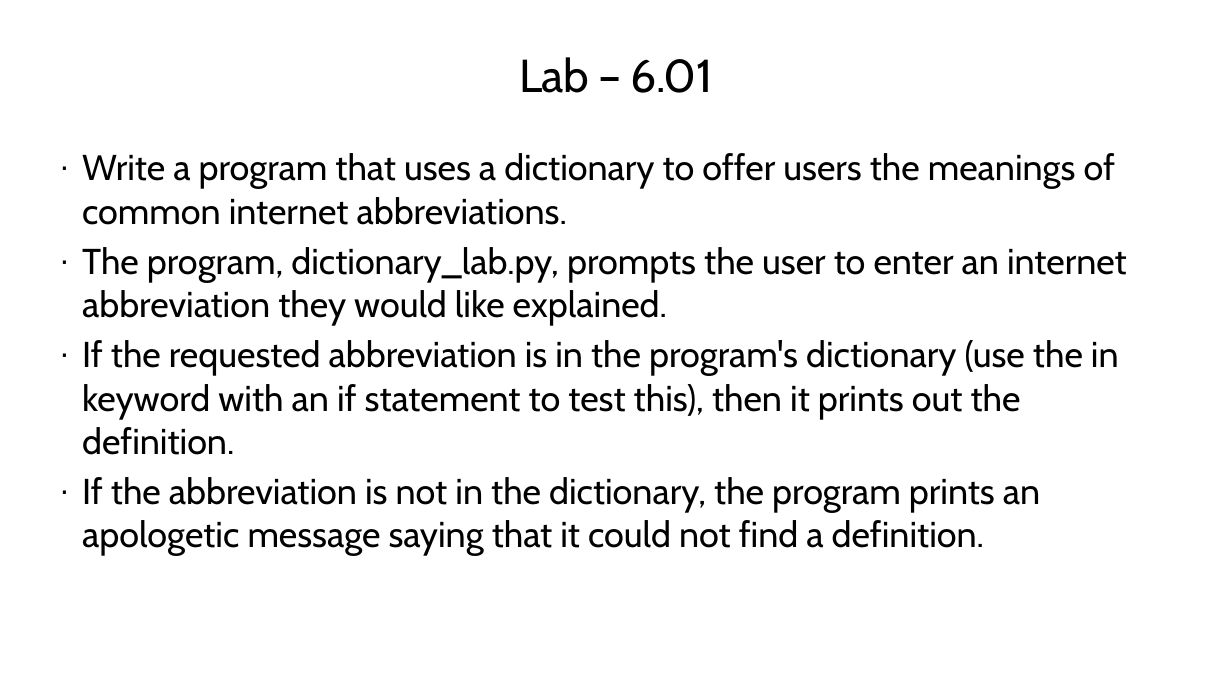
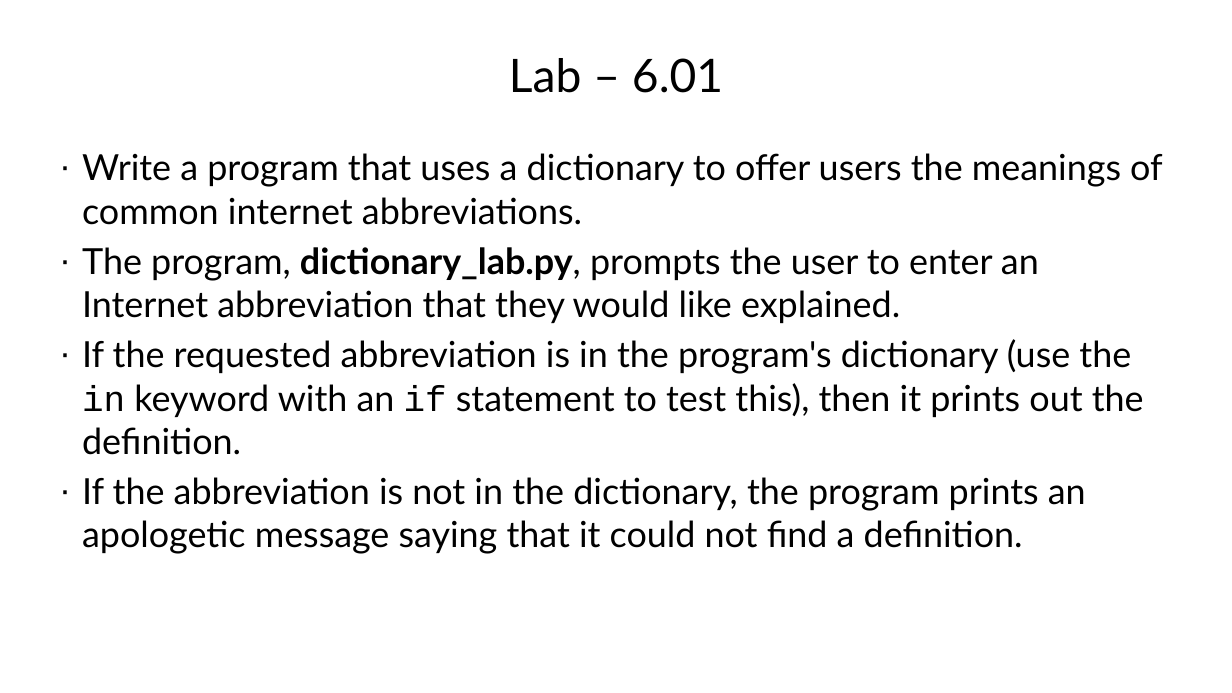
Before and after one commit to TEALSK12/2nd-semester-introduction-to-computer-science, a slide deck: slide 9 of units/6_unit/slidedecks/Intro Python 6.01 TEALS.pptx. Drawn at 1232x693 pixels with LibreOffice and Linux fonts; fonts in the diff are those of the drawing; background and template pictures are left out. Boxes give left, top, right and bottom in pixels: in the first picture for what was removed or moved away, otherwise in the second. Text is boxed around its words. In the diff, an @@ line names an element or a change of style, - is before the commit and + after.

```diff
--- a/units/6_unit/slidedecks/Intro Python 6.01 TEALS.pptx
+++ b/units/6_unit/slidedecks/Intro Python 6.01 TEALS.pptx
@@ title "Lab – 6.01" at bbox=[509, 58, 723, 93]: font Cabin to Lato, letter spacing -0.5 to 0 pt @@
@@ text at bbox=[82, 153, 1163, 554]: font Cabin to Lato in "Write a program that uses a dictionary ...", "If the requested abbreviation is in the ...", "If the abbreviation is not in the ..."; font Cabin to Courier New in "in if"; less space between paragraphs @@
@@ text at bbox=[82, 247, 1039, 323]: text changed; font Cabin to Lato @@
-· The program, dictionary_lab.py, prompts the user to enter an internet abbreviation they would like explained.
+· The program, dictionary_lab.py, prompts the user to enter an Internet abbreviation that they would like explained.
```
Also in this commit, not shown: 9 other slides changed, 21 other files.
